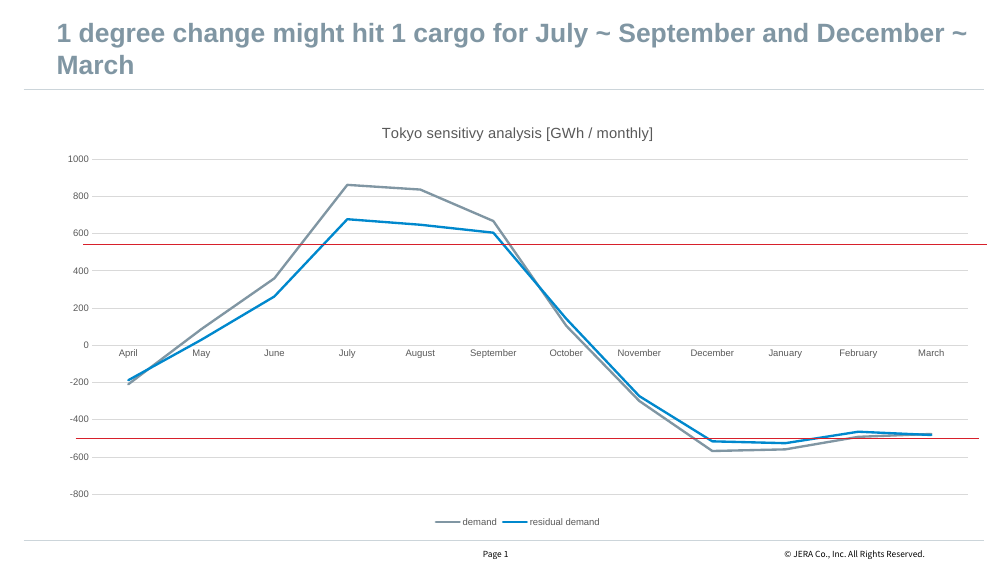
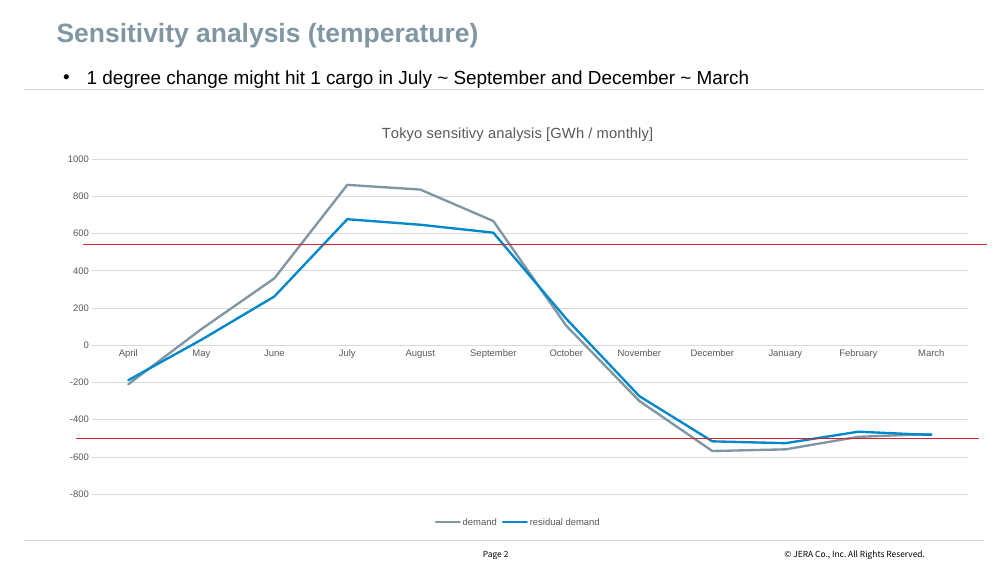
Before and after one commit to hhishida-jera/EvaluateDelta, a slide deck: slide 3 of TokyoResults/250710_TokyoResults_delta.pptx (slide 2 before the commit). Drawn at 1008x567 pixels with LibreOffice and Linux fonts; fonts in the diff are those of the drawing; background and template pictures are left out. Boxes give left, top, right and bottom in pixels: in the first picture for what was removed or moved away, otherwise in the second. Text is boxed around its words. In the diff, an @@ line names an element or a change of style, - is before the commit and + after.

```diff
--- a/TokyoResults/250710_TokyoResults_delta.pptx
+++ b/TokyoResults/250710_TokyoResults_delta.pptx
@@ title at [57, 23, 478, 48]: text changed @@
-1 degree change might hit 1 cargo for July ~ September and December ~ March
+Sensitivity analysis (temperature)
@@ text added at [87, 70, 749, 88], 18 pt, text #000000 @@
+• 1 degree change might hit 1 cargo in July ~ September and December ~ March
```
Also in this commit, not shown: 1 other slide changed, 1 slide added.
